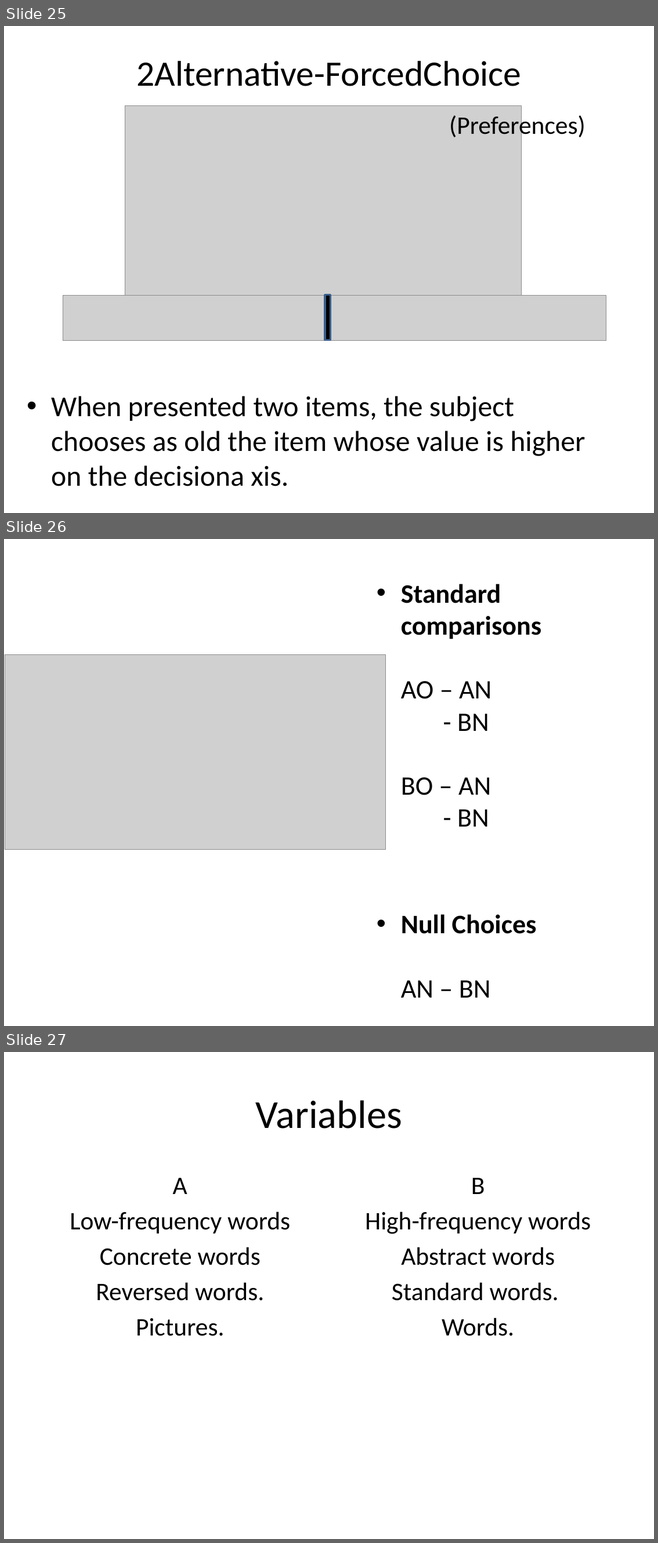
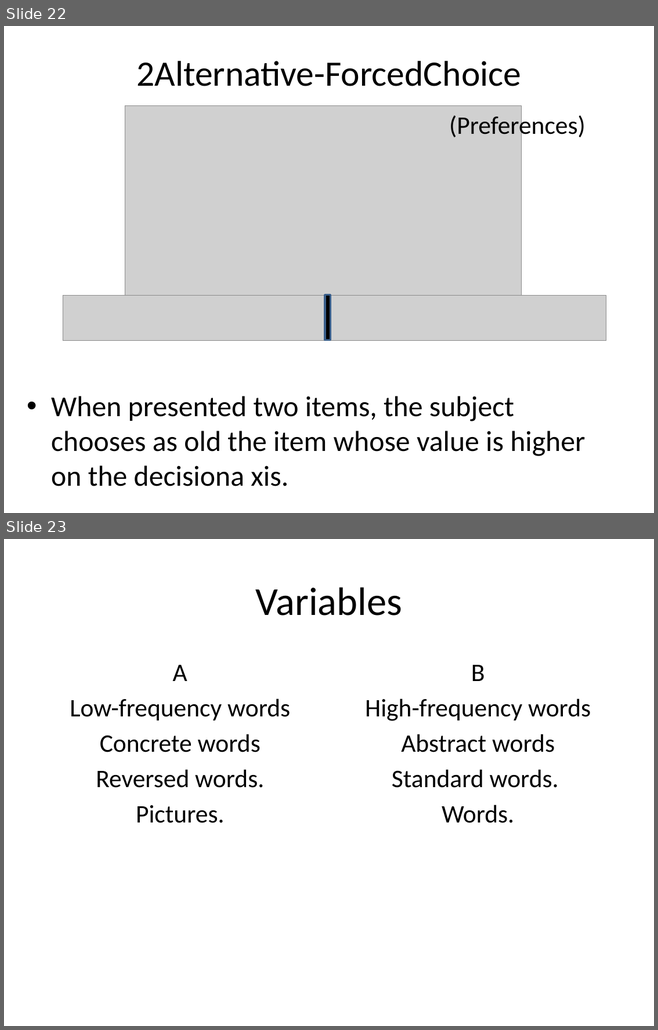
Before and after one commit to Adrifelcha/Adrifelcha, a slide deck: Tesis/Presentaciones/Seminario_Maden_.pptx. Shown one above the other, each under a label of ours: slides 25, 26 and 27 before the commit, slides 22 and 23 after it. The pictures are 658x1543 and 658x1030 pixels, drawn with LibreOffice and Linux fonts; fonts in the diff are those of the drawing; grey boxes stand for pictures. Boxes give left, top, right and bottom in pixels: in the first picture for what was removed or moved away, otherwise in the second. Text is boxed around its words. In the diff, an @@ line names an element or a change of style, - is before the commit and + after.

```diff
--- a/Tesis/Presentaciones/Seminario_Maden_.pptx
+++ b/Tesis/Presentaciones/Seminario_Maden_.pptx
@@ slide 26 removed at box(4, 539, 654, 1026), background #FFFFFF @@
@@ text removed at box(401, 584, 541, 998) @@
-• Standard comparisons
-  AO – AN
-  - BN
-  BO – AN
-  - BN
-• Null Choices
-  AN – BN
-  AO - BO
@@ picture removed at box(5, 654, 385, 849) @@
@@ what was slide 25 is now slide 22 @@
@@ what was slide 27 is now slide 23 @@
```
Also in this commit, not shown: 7 slides changed, 1 slide added, 4 other slides removed, 1 other file.
